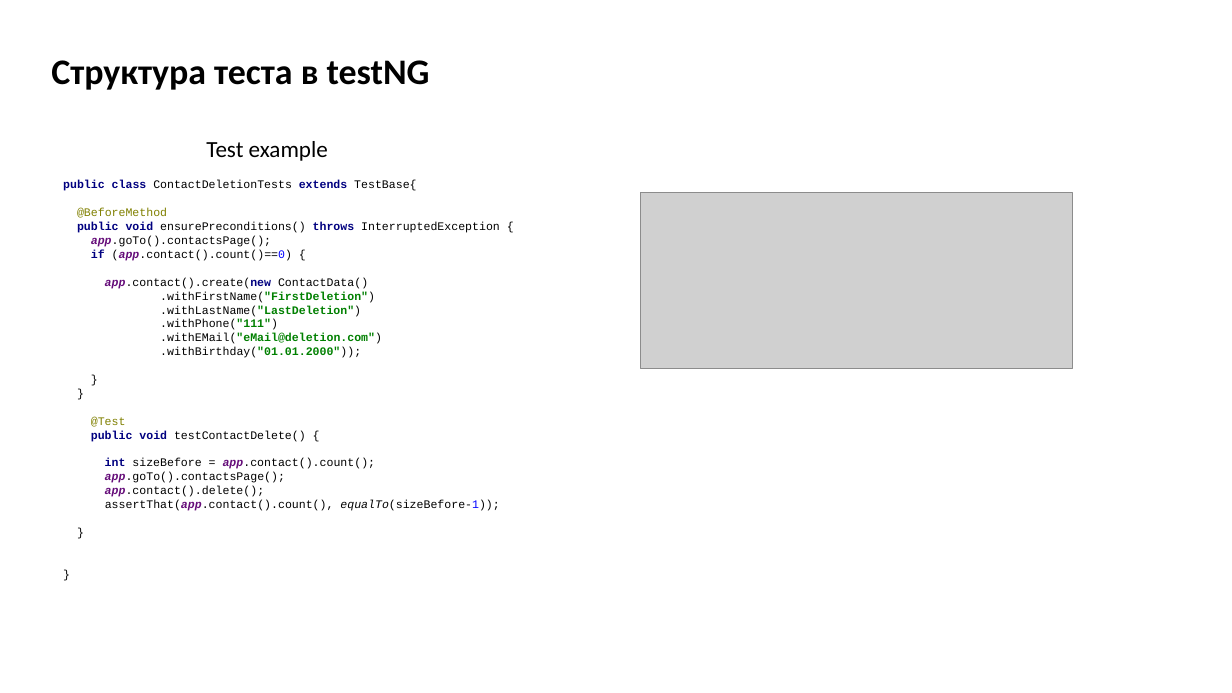
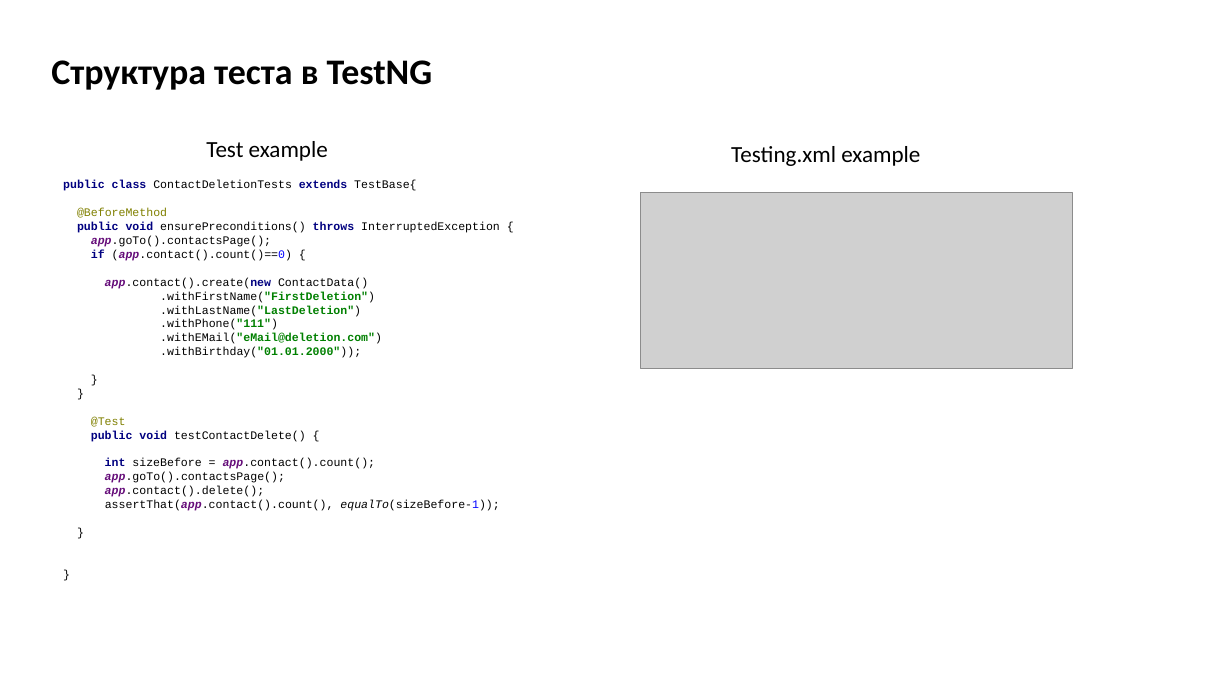
Before and after one commit to natalia-volkova/MeetUpMera, a slide deck: slide 9 of MeetUPPresentation_latest.pptx. Drawn at 1232x693 pixels with LibreOffice and Linux fonts; fonts in the diff are those of the drawing; grey boxes stand for pictures; background and template pictures are left out. Boxes give left, top, right and bottom in pixels: in the first picture for what was removed or moved away, otherwise in the second. Text is boxed around its words. In the diff, an @@ line names an element or a change of style, - is before the commit and + after.

```diff
--- a/MeetUPPresentation_latest.pptx
+++ b/MeetUPPresentation_latest.pptx
@@ title at [51,60,433,90]: text changed @@
-Структура теста в testNG
+Структура теста в TestNG
@@ text added at [731,146,920,166], 18 pt, text #000000 @@
+Testing.xml example
```
Also in this commit, not shown: 4 other slides changed, 2 slides added, 1 slide removed, 17 other files.
